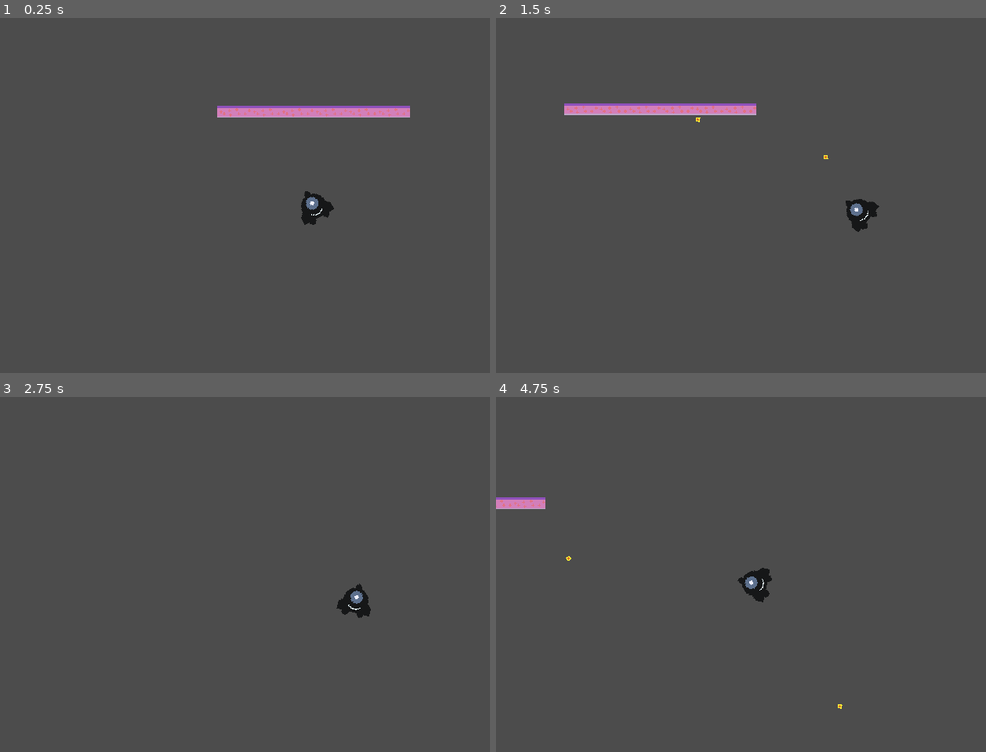
Above: before the commit, frames 1-4 (two rows, left to right).
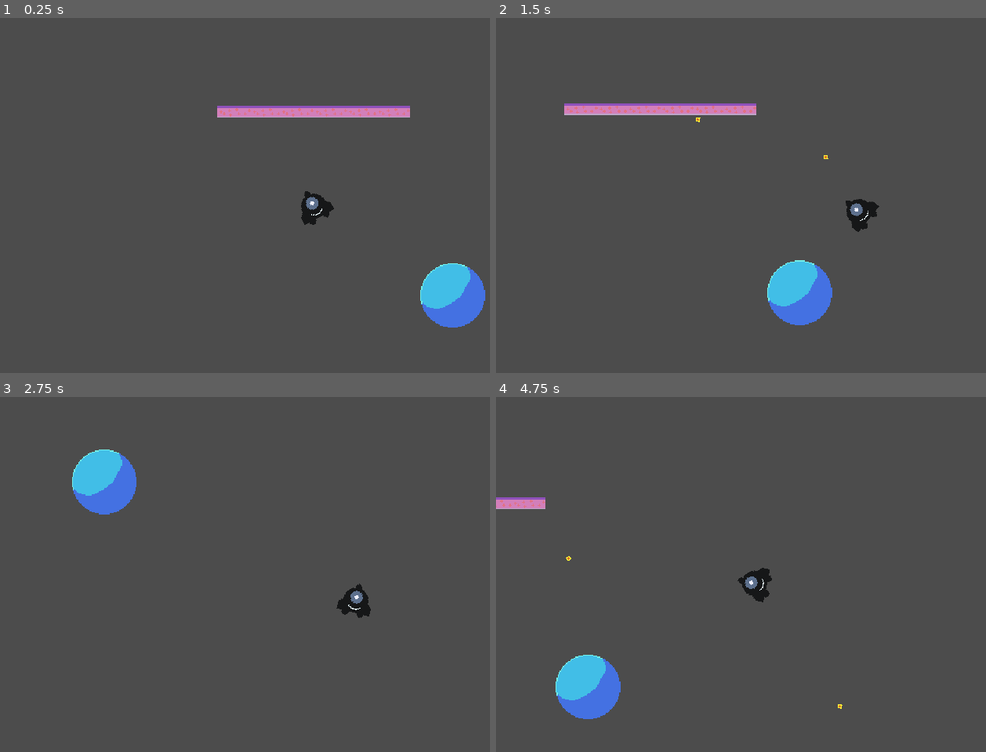
Above: after the commit, the same moments.

Repository: mrbenshef/CellDefence
Game: Godot game, scene res://World.tscn
Two runs of this game, one before a commit and one after it. Both use one fixed random seed, a clock stepped at 60 frames per second and the inputs below.
Inputs (mouse positions are in pixels of both pictures, inside the frame that each line leads up to):
- Up to frame 1 (0.25 s): no input
- Up to frame 2 (1.5 s): move the mouse to (946, 188) at 0.52 s; hold D (right) 0.53-1.28 s; click (946, 188) at 0.6 s; move the mouse to (682, 223) at 1.27 s; hold S (down) from 1.28 s (still down); click (682, 223) at 1.35 s
- Up to frame 3 (2.75 s): move the mouse to (377, 503) at 2.02 s; release S (down) at 2.03 s; hold D (right) from 2.03 s (still down); click (377, 503) at 2.1 s
- Up to frame 4 (4.75 s): move the mouse to (780, 659) at 2.77 s; release D (right) at 2.78 s; hold W (up) 2.78-3.53 s; click (780, 659) at 2.85 s; move the mouse to (outside the picture) at 3.52 s; hold A (left) from 3.53 s (still down); click (outside the picture) at 3.6 s; move the mouse to (623, 528) at 4.27 s; click (623, 528) at 4.35 s

The runs differ from the first frame. In frame 1, 1.9% of the frame differs, in the area x 85-100%, y 69-88%; in frame 2, 1.9%, in the area x 55-69%, y 68-87%; in frame 3, 1.9%; in frame 4, 1.9%.

Commit message:
feat: add nucleaus

Diff:
--- /dev/null
+++ b/Nucleaus.tscn
@@ -0,0 +1,17 @@
+[gd_scene load_steps=3 format=2]
+
+[ext_resource path="res://assets/nucleaus.png" type="Texture" id=1]
+
+[sub_resource type="CircleShape2D" id=1]
+radius = 31.2956
+
+[node name="Nucleaus" type="StaticBody2D"]
+collision_layer = 16
+collision_mask = 0
+
+[node name="Sprite" type="Sprite" parent="."]
+texture = ExtResource( 1 )
+
+[node name="CollisionShape2D" type="CollisionShape2D" parent="."]
+position = Vector2( 0, -0.157776 )
+shape = SubResource( 1 )
--- a/Player.tscn
+++ b/Player.tscn
@@ -8,7 +8,7 @@
 
 [node name="Player" type="KinematicBody2D"]
 position = Vector2( 316.321, 178.726 )
-collision_mask = 4
+collision_mask = 20
 script = ExtResource( 2 )
 SPEED = 300
 FRICTION = 300
--- a/World.tscn
+++ b/World.tscn
@@ -1,10 +1,11 @@
-[gd_scene load_steps=6 format=2]
+[gd_scene load_steps=7 format=2]
 
 [ext_resource path="res://World.gd" type="Script" id=1]
 [ext_resource path="res://Player.tscn" type="PackedScene" id=2]
 [ext_resource path="res://Bullet.tscn" type="PackedScene" id=3]
 [ext_resource path="res://Wall.tscn" type="PackedScene" id=4]
 [ext_resource path="res://DNA.tscn" type="PackedScene" id=5]
+[ext_resource path="res://Nucleaus.tscn" type="PackedScene" id=6]
 
 [node name="World" type="Node2D"]
 script = ExtResource( 1 )
@@ -40,5 +41,8 @@
 [node name="SpawnTimer" type="Timer" parent="."]
 wait_time = 2.0
 autostart = true
+
+[node name="Nucleaus" parent="." instance=ExtResource( 6 )]
+position = Vector2( 437.078, 281.406 )
 [connection signal="shoot_bullet" from="Player" to="." method="_on_Player_shoot_bullet"]
 [connection signal="timeout" from="SpawnTimer" to="." method="_on_SpawnTimer_timeout"]
Binary file added: assets/nucleaus.aseprite
Binary file added: assets/nucleaus.png
Not shown, added: assets/nucleaus.png.import
